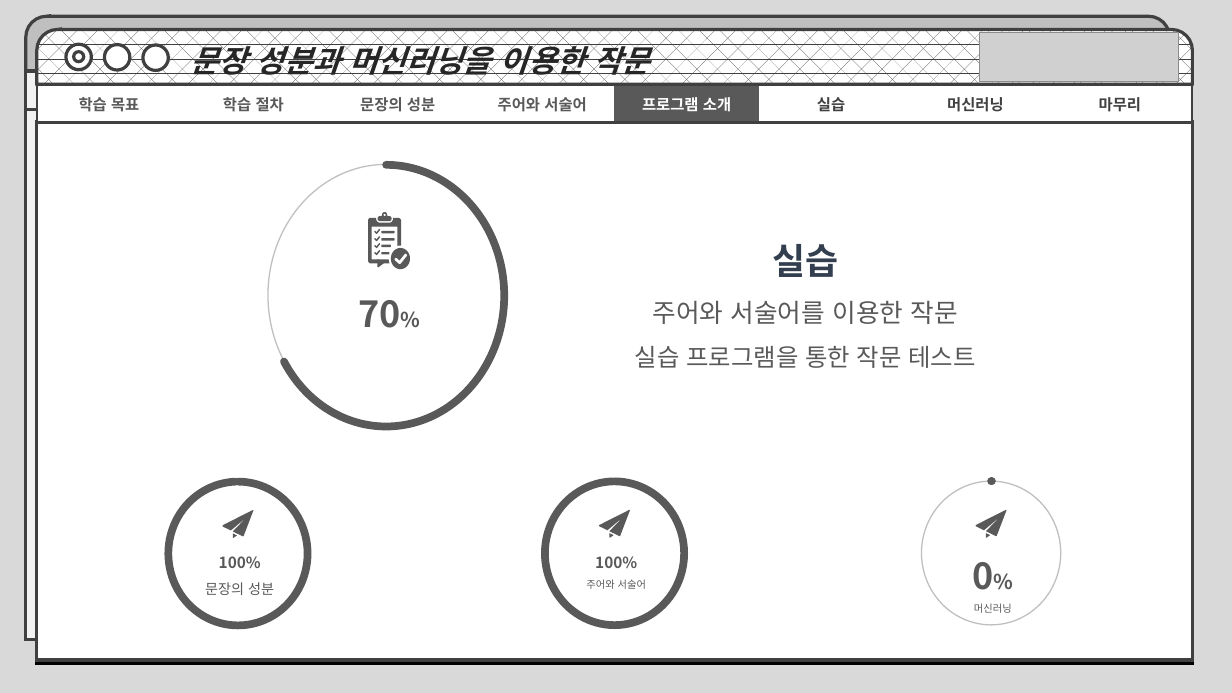
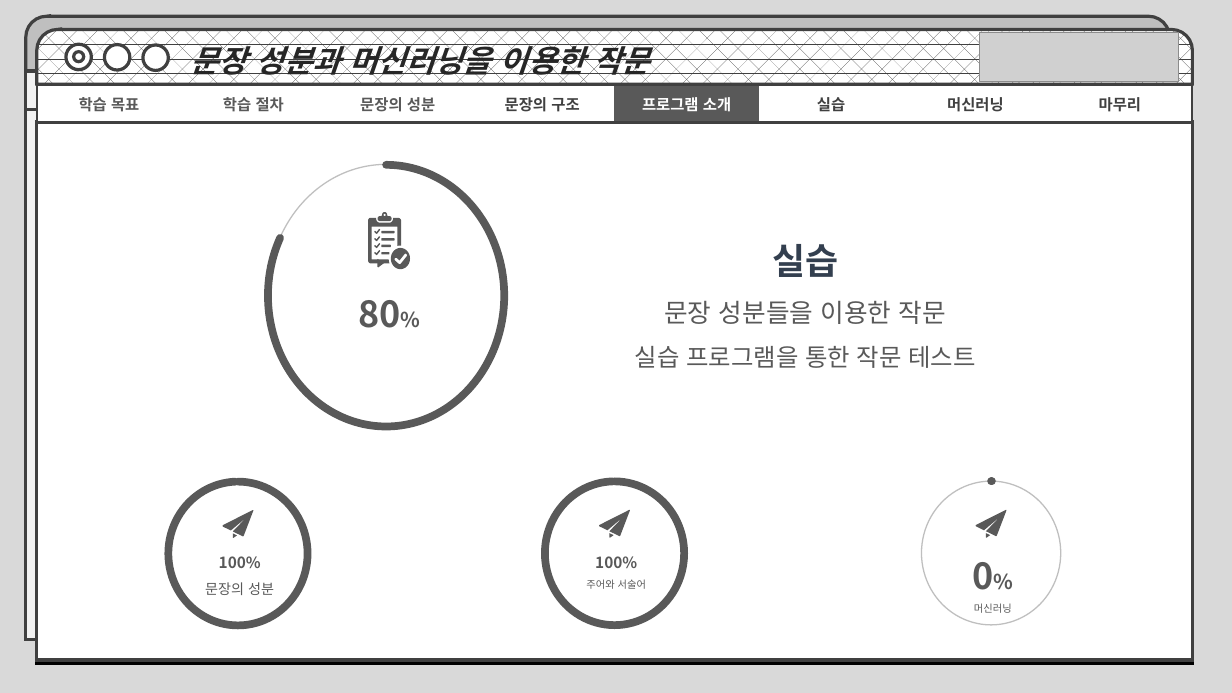
Before and after one commit to MachineLearningPython/E.Korean-Subject-and-Predicate, a slide deck: slide 16 of 문장의 성분과 머신러닝을 통한 작문.pptx (slide 12 before the commit). Drawn at 1232x693 pixels with LibreOffice and Linux fonts; fonts in the diff are those of the drawing; grey boxes stand for pictures. Boxes give left, top, right and bottom in pixels: in the first picture for what was removed or moved away, otherwise in the second. Text is boxed around its words. In the diff, an @@ line names an element or a change of style, - is before the commit and + after.

```diff
--- a/문장의 성분과 머신러닝을 통한 작문.pptx
+++ b/문장의 성분과 머신러닝을 통한 작문.pptx
@@ table at (37, 85, 1190, 123) @@
-row 1, column 4: 주어와 서술어
+row 1, column 4: 문장의 구조
@@ arc (boxed as its full ellipse) at (268, 165, 505, 426): proportions changed @@
@@ text at (358, 300, 400, 328): text changed @@
-70%
+80%
@@ text at (664, 301, 946, 324): text changed @@
-주어와 서술어를 이용한 작문
+문장 성분들을 이용한 작문
```
Also in this commit, not shown: 17 other slides changed, 4 slides added, 1 other file.
